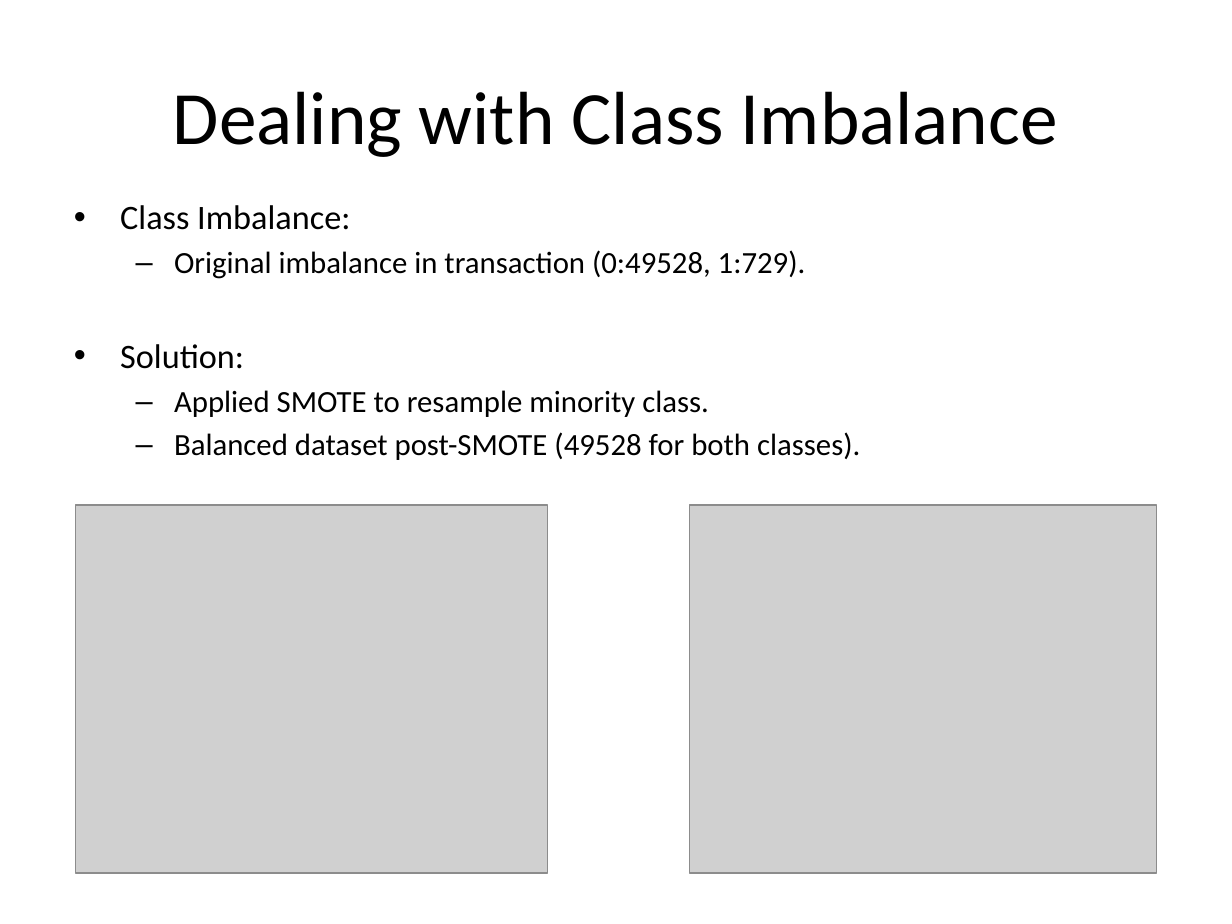
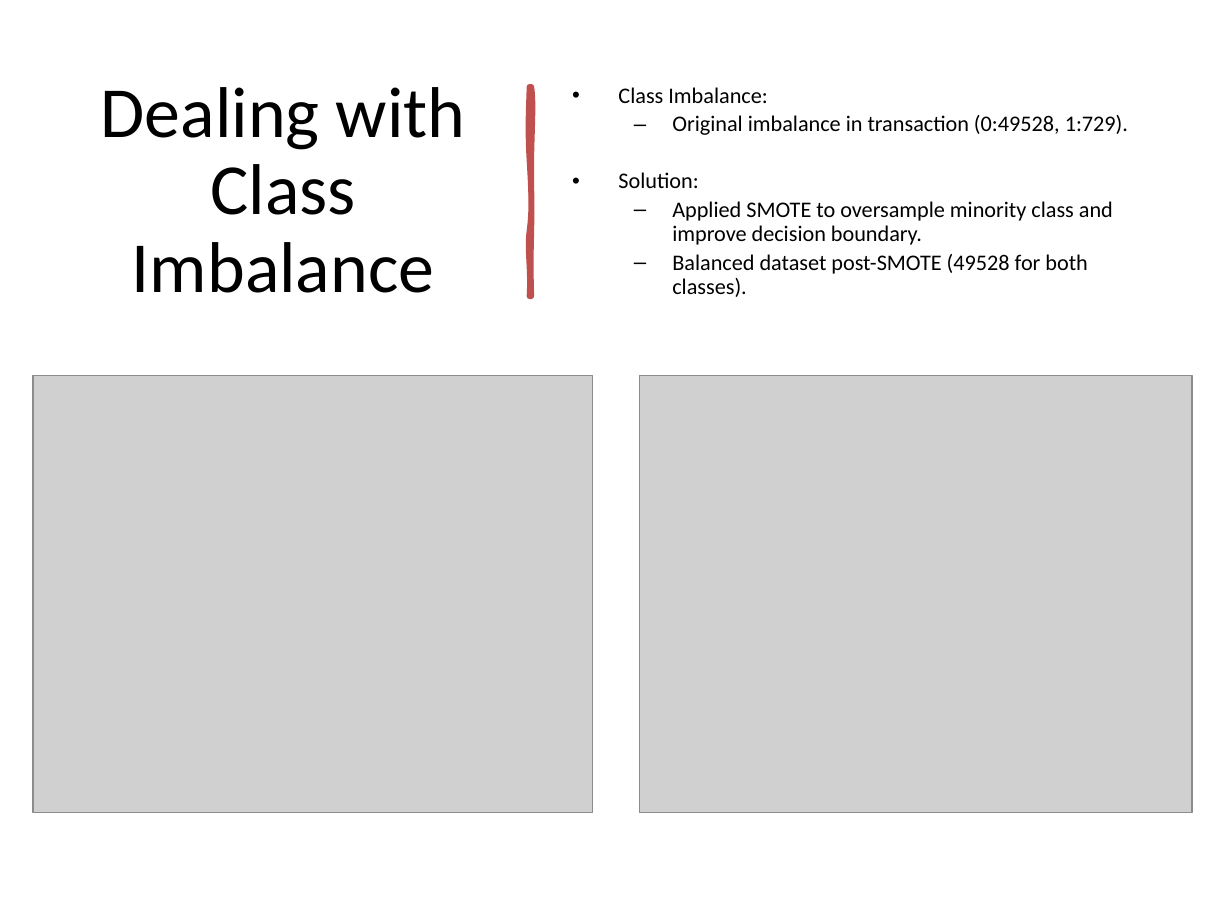
Before and after one commit to wfgoh/modules, a slide deck: slide 8 of presentation.pptx (slide 9 before the commit). Drawn at 1232x924 pixels with LibreOffice and Linux fonts; fonts in the diff are those of the drawing; grey boxes stand for pictures. Boxes give left, top, right and bottom in pixels: in the first picture for what was removed or moved away, otherwise in the second. Text is boxed around its words. In the diff, an @@ line names an element or a change of style, - is before the commit and + after.

```diff
--- a/presentation.pptx
+++ b/presentation.pptx
@@ title "Dealing with Class Imbalance": place and size @@
-title "Dealing with Class Imbalance" at box(173, 91, 1058, 157)
+title "Dealing with Class Imbalance" at box(101, 87, 466, 293)
@@ title "Dealing with Class Imbalance" at box(101, 87, 466, 293): size 44 to 42 pt; line spacing 1 to 0.9 @@
@@ freeform shape added at box(529, 87, 530, 296), fill #C0504D, outline #C0504D 3.25 pt @@
@@ text "Class Imbalance:": place and size @@
-text "Class Imbalance:" at box(120, 205, 860, 460)
+text "Class Imbalance:" at box(618, 87, 1128, 297)
@@ text "Class Imbalance:" at box(618, 87, 1128, 297): vertical alignment top to middle @@
@@ text at box(618, 87, 1128, 297): size 20 to 13 pt in "Class Imbalance:", "Solution:"; size 18 to 13 pt in "Original imbalance in transaction (0:49528, 1:729).", "Balanced dataset post-SMOTE (49528 for both classes)."; line spacing 1 to 0.9; less space between paragraphs @@
@@ text at box(672, 201, 1113, 245): text changed; size 18 to 13 pt @@
-  – Applied SMOTE to resample minority class.
+  – Applied SMOTE to oversample minority class and improve decision boundary.
@@ picture: place and size @@
-picture at box(75, 505, 547, 873)
+picture at box(33, 376, 593, 812)
@@ picture: place and size @@
-picture at box(690, 505, 1157, 873)
+picture at box(639, 376, 1193, 812)
```
Also in this commit, not shown: 7 other slides changed, 1 slide added, 2 slides removed.
